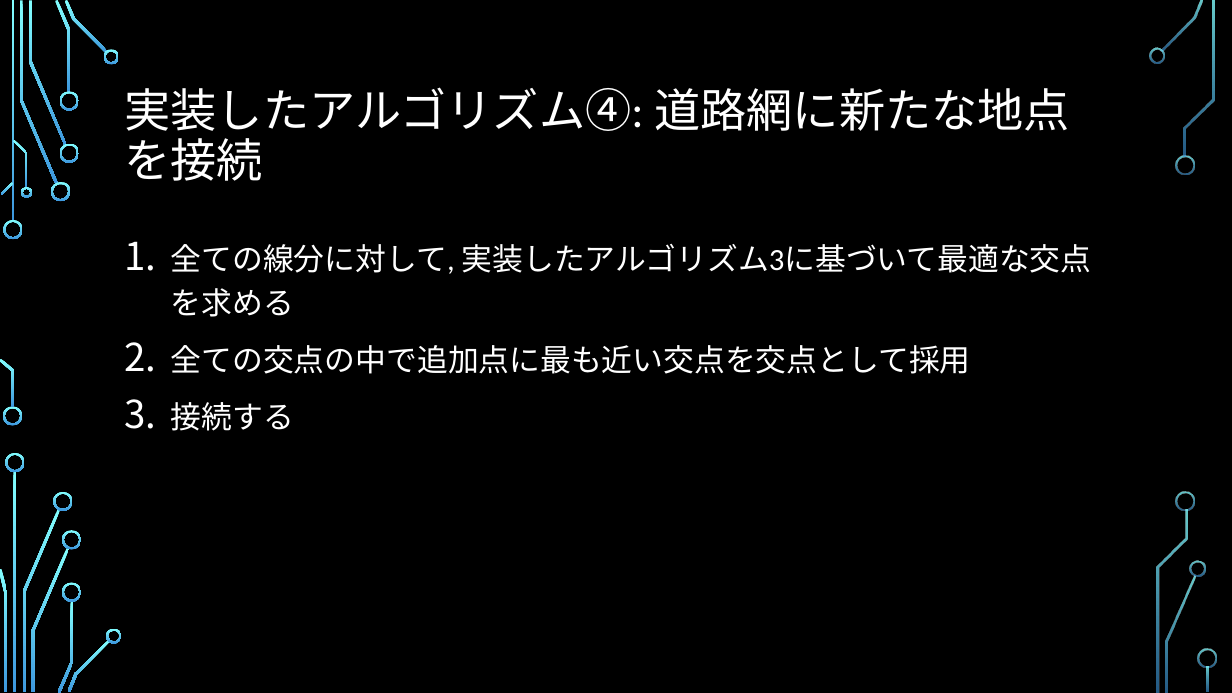
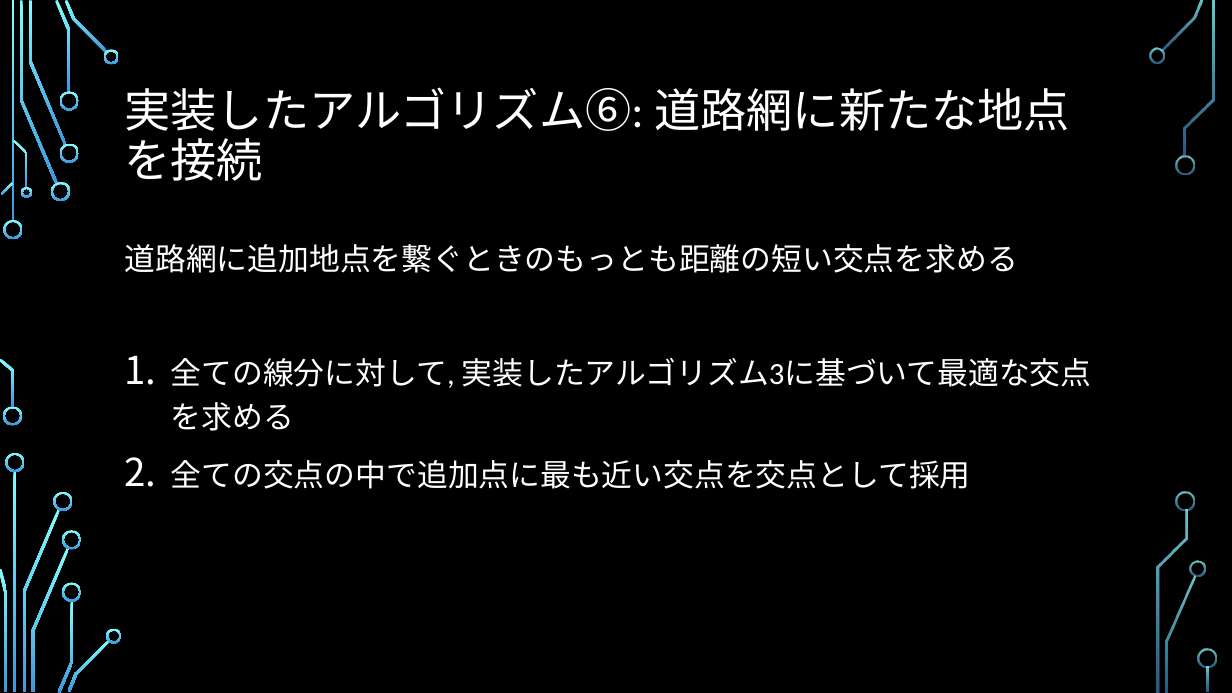
Before and after one commit to ie03-aizu-2019/ie03project-skys, a slide deck: slide 11 of Reports/Midterm.pptx (slide 9 before the commit). Drawn at 1232x693 pixels with LibreOffice and Linux fonts; fonts in the diff are those of the drawing; background and template pictures are left out. Boxes give left, top, right and bottom in pixels: in the first picture for what was removed or moved away, otherwise in the second. Text is boxed around its words. In the diff, an @@ line names an element or a change of style, - is before the commit and + after.

```diff
--- a/Reports/Midterm.pptx
+++ b/Reports/Midterm.pptx
@@ title at [125,87,1070,181]: text changed @@
-実装したアルゴリズム④: 道路網に新たな地点を接続
+実装したアルゴリズム⑥: 道路網に新たな地点を接続
@@ text at [125,244,1018,273]: paragraph added @@
+道路網に追加地点を繋ぐときのもっとも距離の短い交点を求める
@@ text at [171,402,294,431]: paragraph removed @@
-3. 接続する
```
Also in this commit, not shown: 9 other slides changed, 2 slides added.
